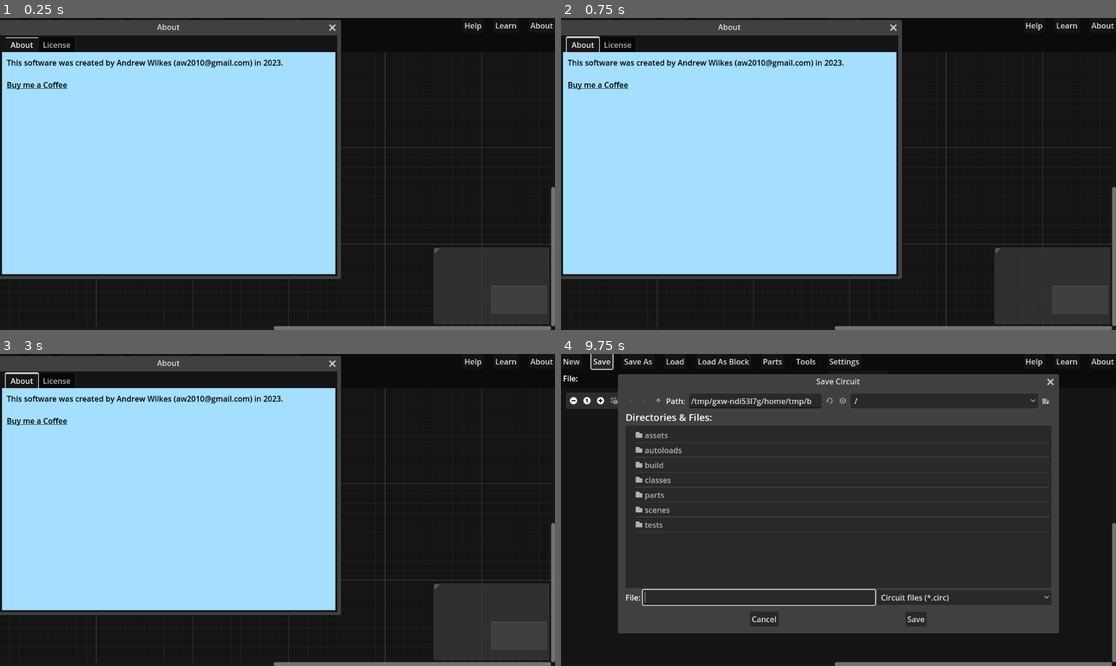
Above: before the commit, frames 1-4 (two rows, left to right).
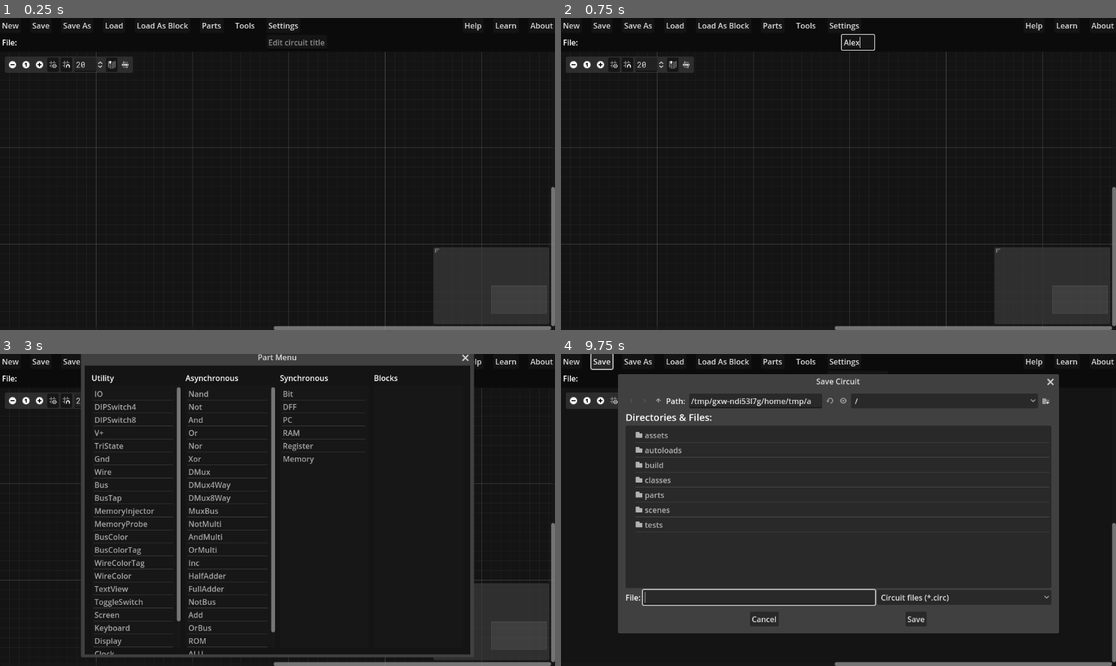
Above: after the commit, the same moments.

Repository: andrew-wilkes/logic-simulator-2
Game: Godot game, scene res://main.tscn
The game is run twice, just before and just after one commit, with the same random seed, the same clock (stepped at 60 frames per second) and the same inputs.
Inputs (mouse positions are in pixels of both pictures, inside the frame that each line leads up to):
- Up to frame 1 (0.25 s): no input
- Up to frame 2 (0.75 s): click (855, 42) at 0.52 s; type "Alex" at 0.6 s
- Up to frame 3 (3 s): click "New" at 1.25 s; click "New" at 2 s; click "Parts" at 2.75 s
- Up to frame 4 (9.75 s): click "Tools" at 3.5 s; click "Learn" at 4.25 s; click (572, 400) at 5 s; click (599, 400) at 5.75 s; click (616, 400) at 6.5 s; click (627, 400) at 7.25 s; click (672, 400) at 8 s; click (688, 400) at 8.75 s; click "Save" at 9.5 s

The runs differ from the first frame. In frame 1, 47% of the frame differs, in the area x 0-62%, y 0-84%; in frame 2, 47%; in frame 3, 49%, in the area x 0-86%, y 0-98%; in frame 4, less than 0.1%.

Commit message:
Add disassembler tool

Diff:
--- a/src/main.gd
+++ b/src/main.gd
@@ -245,4 +245,8 @@
 	if not file:
 		G.warn_user("Error opening file: " + path)
 	else:
-		var _code = file.get_as_text()
+		# The file popup needs to close before opening the new popup
+		await get_tree().process_frame
+		var code = file.get_as_text()
+		$DisassemblerPanel/Disassembler.load_data(code)
+		$DisassemblerPanel.popup_centered()
--- a/src/main.tscn
+++ b/src/main.tscn
@@ -1,15 +1,20 @@
-[gd_scene load_steps=11 format=3 uid="uid://eohxndqnij0x"]
+[gd_scene load_steps=13 format=3 uid="uid://eohxndqnij0x"]
 
 [ext_resource type="Script" path="res://main.gd" id="1_7i1tr"]
 [ext_resource type="PackedScene" uid="uid://cq3v3io0y1kms" path="res://scenes/schematic.tscn" id="2_qticl"]
 [ext_resource type="StyleBox" uid="uid://d2pelybf770tb" path="res://assets/ui/warning-panel.stylebox" id="3_3bxnd"]
 [ext_resource type="Script" path="res://scenes/WarningPanel.gd" id="4_u4i6y"]
 [ext_resource type="PackedScene" uid="uid://cbivksj5j1nmb" path="res://scenes/part_list.tscn" id="5_3p0gq"]
+[ext_resource type="PackedScene" uid="uid://dmdfonpbxn18g" path="res://scenes/disassembler.tscn" id="5_ihm75"]
 [ext_resource type="StyleBox" uid="uid://b4ts0xs184cax" path="res://assets/ui/popup-panel.stylebox" id="5_lbacc"]
 [ext_resource type="PackedScene" uid="uid://0xeyeylg8w8k" path="res://scenes/settings_panel.tscn" id="6_t623a"]
 [ext_resource type="PackedScene" uid="uid://b1a77l6rte3i" path="res://scenes/help_tabs.tscn" id="7_qqehi"]
 [ext_resource type="PackedScene" uid="uid://cvfhme8tmg2c5" path="res://scenes/about_tabs.tscn" id="8_2rex3"]
 [ext_resource type="PackedScene" uid="uid://k4j50g4q56tt" path="res://scenes/LearnTabs.tscn" id="8_41uro"]
+
+[sub_resource type="StyleBoxFlat" id="StyleBoxFlat_605jm"]
+bg_color = Color(0.14902, 0.14902, 0.14902, 1)
+border_color = Color(0, 0, 0, 1)
 
 [node name="Main" type="Control"]
 layout_mode = 3
@@ -160,6 +165,14 @@
 access = 2
 filters = PackedStringArray("*.circ ; Circuit files")
 
+[node name="DisassemblerPanel" type="PopupPanel" parent="."]
+size = Vector2i(400, 500)
+unresizable = false
+borderless = false
+theme_override_styles/panel = SubResource("StyleBoxFlat_605jm")
+
+[node name="Disassembler" parent="DisassemblerPanel" instance=ExtResource("5_ihm75")]
+
 [node name="PartListPanel" type="PopupPanel" parent="."]
 title = "Part Menu"
 position = Vector2i(0, 36)
@@ -170,8 +183,8 @@
 [node name="PartList" parent="PartListPanel" instance=ExtResource("5_3p0gq")]
 offset_left = 4.0
 offset_top = 4.0
-offset_right = 796.0
-offset_bottom = 596.0
+offset_right = -4.0
+offset_bottom = -4.0
 size_flags_horizontal = 3
 size_flags_vertical = 3
 
@@ -194,8 +207,8 @@
 [node name="HelpTabs" parent="HelpPanel" instance=ExtResource("7_qqehi")]
 offset_left = 4.0
 offset_top = 4.0
-offset_right = 796.0
-offset_bottom = 496.0
+offset_right = -4.0
+offset_bottom = -4.0
 
 [node name="LearnPanel" type="PopupPanel" parent="."]
 title = "Learn"
@@ -206,14 +219,13 @@
 [node name="Learn" parent="LearnPanel" instance=ExtResource("8_41uro")]
 offset_left = 4.0
 offset_top = 4.0
-offset_right = 796.0
-offset_bottom = 496.0
+offset_right = -4.0
+offset_bottom = -4.0
 
 [node name="AboutPanel" type="PopupPanel" parent="."]
 title = "About"
 position = Vector2i(0, 36)
 size = Vector2i(700, 500)
-visible = true
 unresizable = false
 borderless = false
 
--- a/src/project.godot
+++ b/src/project.godot
@@ -22,6 +22,10 @@
 Parts="*res://autoloads/parts.gd"
 G="*res://autoloads/global.gd"
 
+[editor_plugins]
+
+enabled=PackedStringArray("res://addons/gdUnit4/plugin.cfg")
+
 [gdunit4]
 
 settings/test/test_lookup_folder="tests"
--- a/src/scenes/disassembler.gd
+++ b/src/scenes/disassembler.gd
@@ -1,9 +1,6 @@
 extends MarginContainer
 
 class_name Disassembler
-
-var symbols = {}
-var next_symbol = 97 # a
 
 const COMPS = { 0b0101010: "0", 0b0111111: "1", 0b0111010: "-1", 0b0001100: "D", 0b0110000: "A",
 	0b0001101: "!D", 0b0110001: "!A",0b0001111: "-D",0b0110011: "-A", 0b0011111: "D+1",
@@ -12,25 +9,65 @@
 	0b1110011: "-M", 0b1110111: "M+1", 0b1110010: "M-1", 0b1000010: "D+M",0b1010011: "D-M",
 	0b1000111: "M-D", 0b1000000: "D&M", 0b1010101: "D|M" }
 
-func run(hack):
-	var lines = PackedStringArray()
+const INDENT_WIDTH = 8
+
+func disassemble(hack):
+	var labels = {}
+	var next_var_symbol = 105 # i
+	var next_label_symbol = 65 # A
+	var address = 0
+	var last_instruction_was_A = false
+	var a_value = 0
+	var instructions = []
 	var words = G.hack_to_array_of_int(hack)
 	for word in words:
 		if word < 0x8000:
 			# A-instruction
-			lines.append("@%-16d // 0x%04x" % [word, word])
-			symbols[word] = char(next_symbol)
-			next_symbol += 1
+			a_value = word
+			last_instruction_was_A = true
 		else:
 			# C-instruction
+			var comp = (word & 0x1fc0) >> 6
 			var dest = (word & 0x38) >> 3
+			var jump = word & 7
+			if last_instruction_was_A:
+				# Format the value
+				last_instruction_was_A = false
+				if jump > 0:
+					instructions.append("@%s // 0x%04x" % [char(next_label_symbol).repeat(4), a_value])
+					labels[a_value] = "(%s)" % [char(next_label_symbol).repeat(4)]
+					next_label_symbol += 1
+				else:
+					# RAM access
+					if a_value < 0x10:
+						# Virtual register
+						instructions.append("@R%d // %d" % [a_value, a_value])
+					elif a_value == 0x4000:
+						instructions.append("@SCREEN // 0x%04x" % [a_value])
+					elif a_value == 0x6000:
+						instructions.append("@KBD // 0x%04x" % [a_value])
+					else:
+						instructions.append("@%d // 0x%04x %s" % [a_value, a_value, char(next_var_symbol)])
+						next_var_symbol += 1
 			var cinst = [ "", "M", "D", "MD", "A", "AM", "AD", "AMD" ][dest]
 			if dest > 0:
 				cinst += "="
-			var comp = (word & 0x1fc0) >> 6
 			cinst += COMPS.get(comp, "???")
-			var jump = word & 3
 			if jump > 0:
 				cinst += ";" + [ "", "JGT", "JEQ", "JGE", "JLT", "JNE", "JLE", "JMP" ][jump]
-			lines.append("%s" % [cinst])
-	return lines[0]
+			instructions.append("%s" % [cinst])
+		address += 1
+	var lines = PackedStringArray()
+	address = 0
+	var format = "%-" + str(INDENT_WIDTH) + "d%s"
+	for instr in instructions:
+		if labels.has(address):
+			lines.append(labels[address])
+		lines.append(format % [address, instr])
+		address += 1
+	return lines
+
+
+func load_data(hack):
+	var lines = disassemble(hack)
+	$Code.text = "\n".join(lines)
--- a/src/scenes/disassembler.tscn
+++ b/src/scenes/disassembler.tscn
@@ -1,6 +1,7 @@
-[gd_scene load_steps=2 format=3 uid="uid://dmdfonpbxn18g"]
+[gd_scene load_steps=3 format=3 uid="uid://dmdfonpbxn18g"]
 
 [ext_resource type="Script" path="res://scenes/disassembler.gd" id="1_0r4nm"]
+[ext_resource type="FontFile" path="res://assets/fonts/mono-font.tres" id="2_aboux"]
 
 [node name="Disassembler" type="MarginContainer"]
 anchors_preset = 15
@@ -14,8 +15,12 @@
 theme_override_constants/margin_bottom = 10
 script = ExtResource("1_0r4nm")
 
-[node name="SC" type="ScrollContainer" parent="."]
+[node name="Code" type="RichTextLabel" parent="."]
 layout_mode = 2
-
-[node name="Code" type="Label" parent="SC"]
-layout_mode = 2
+size_flags_horizontal = 3
+size_flags_vertical = 3
+focus_mode = 2
+theme_override_colors/default_color = Color(0.101961, 0.890196, 0, 1)
+theme_override_fonts/normal_font = ExtResource("2_aboux")
+selection_enabled = true
+drag_and_drop_selection_enabled = false
--- a/src/tests/scenes/disassembler_test.gd
+++ b/src/tests/scenes/disassembler_test.gd
@@ -7,12 +7,26 @@
 # TestSuite generated from
 const __source = 'res://scenes/disassembler.gd'
 
+var max_hack = "0000000000000000
+1111110000010000
+0000000000000001
+1111010011010000
+0000000000001010
+1110001100000001
+0000000000000001
+1111110000010000
+0000000000001100
+1110101010000111
+0000000000000000
+1111110000010000
+0000000000000010
+1110001100001000
+0000000000001110
+1110101010000111"
 
 func test_run() -> void:
 	var d = Disassembler.new()
-	var hack = "0000000000001100"
-	assert_str(d.run(hack)).is_equal("@12               // 0x000c")
-	assert_object(d.symbols).is_equal({ 12: "a" })
-	hack = "1110110000010000"
-	assert_str(d.run(hack)).is_equal("D=A")
+	var lines = d.disassemble(max_hack)
+	assert_int(lines.size()).is_equal(19)
+	print("\n".join(lines))
 	d.free()
